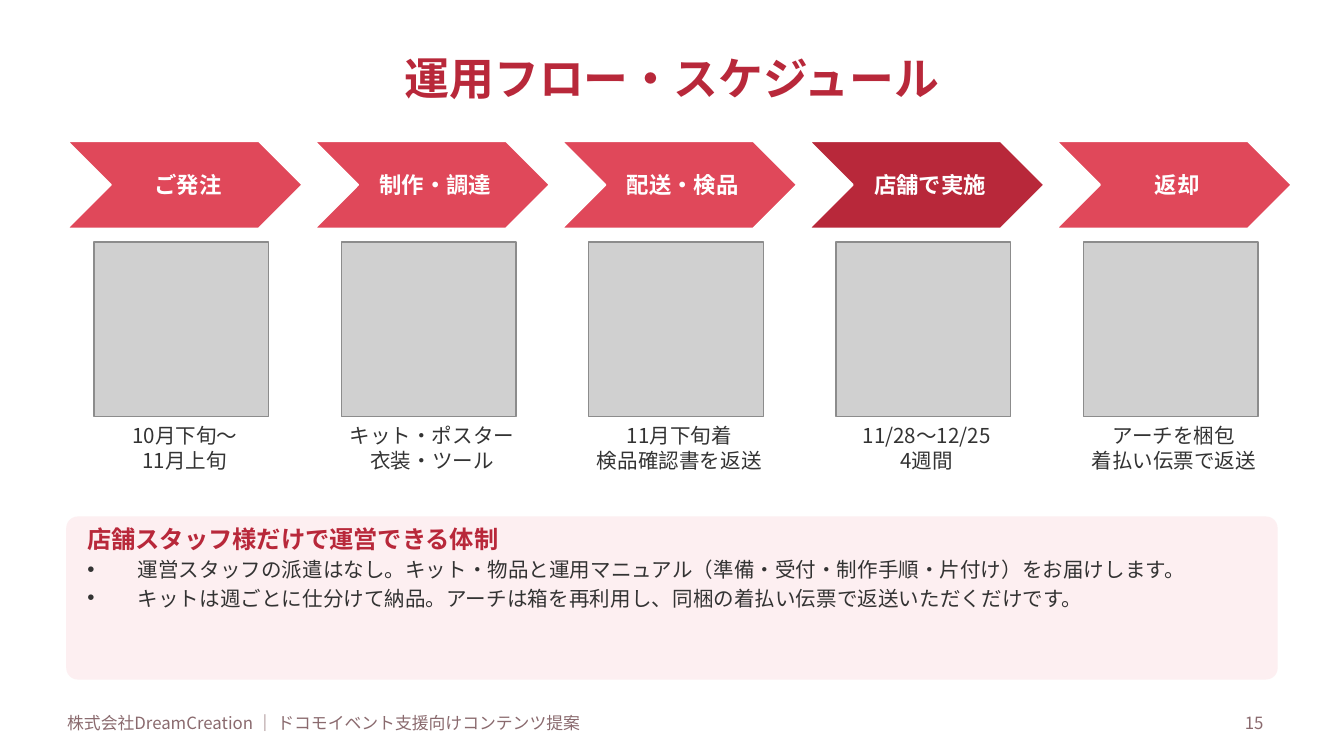
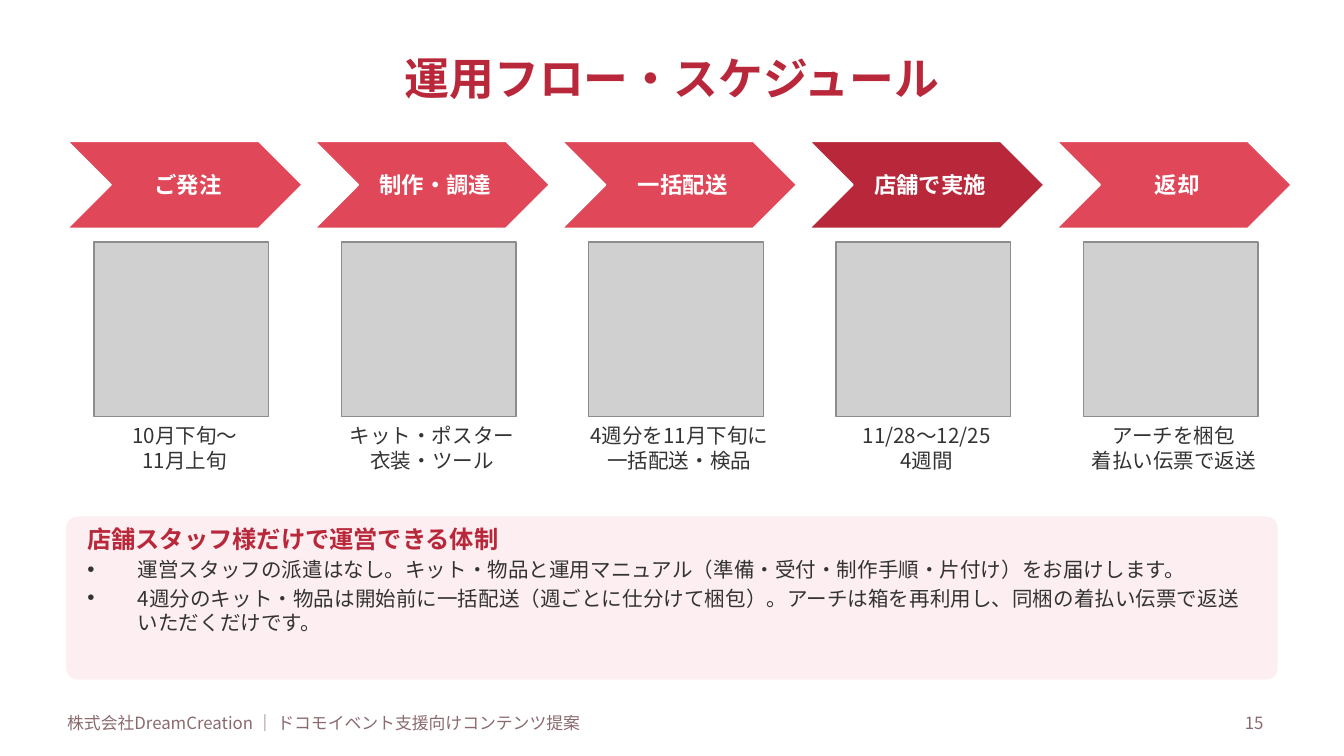
Before and after one commit to lunamax77/-next-vision, a slide deck: slide 15 of docs/proposals/2026-12_docomo_christmas-ws/企画書_NTTドコモ_クリスマスWS.pptx. Drawn at 1344x756 pixels with LibreOffice and Linux fonts; fonts in the diff are those of the drawing; grey boxes stand for pictures. Boxes give left, top, right and bottom in pixels: in the first picture for what was removed or moved away, otherwise in the second. Text is boxed around its words. In the diff, an @@ line names an element or a change of style, - is before the commit and + after.

```diff
--- a/docs/proposals/2026-12_docomo_christmas-ws/企画書_NTTドコモ_クリスマスWS.pptx
+++ b/docs/proposals/2026-12_docomo_christmas-ws/企画書_NTTドコモ_クリスマスWS.pptx
@@ text at box(638, 174, 728, 195): text changed @@
-配送・検品
+一括配送
@@ text at box(590, 426, 768, 470): text changed @@
-11月下旬着
-検品確認書を返送
+4週分を11月下旬に
+一括配送・検品
@@ text at box(138, 588, 1239, 631): text changed @@
-• キットは週ごとに仕分けて納品。アーチは箱を再利用し、同梱の着払い伝票で返送いただくだけです。
+• 4週分のキット・物品は開始前に一括配送（週ごとに仕分けて梱包）。アーチは箱を再利用し、同梱の着払い伝票で返送いただくだけです。
```
Also in this commit, not shown: 2 other slides changed, 2 other files.
